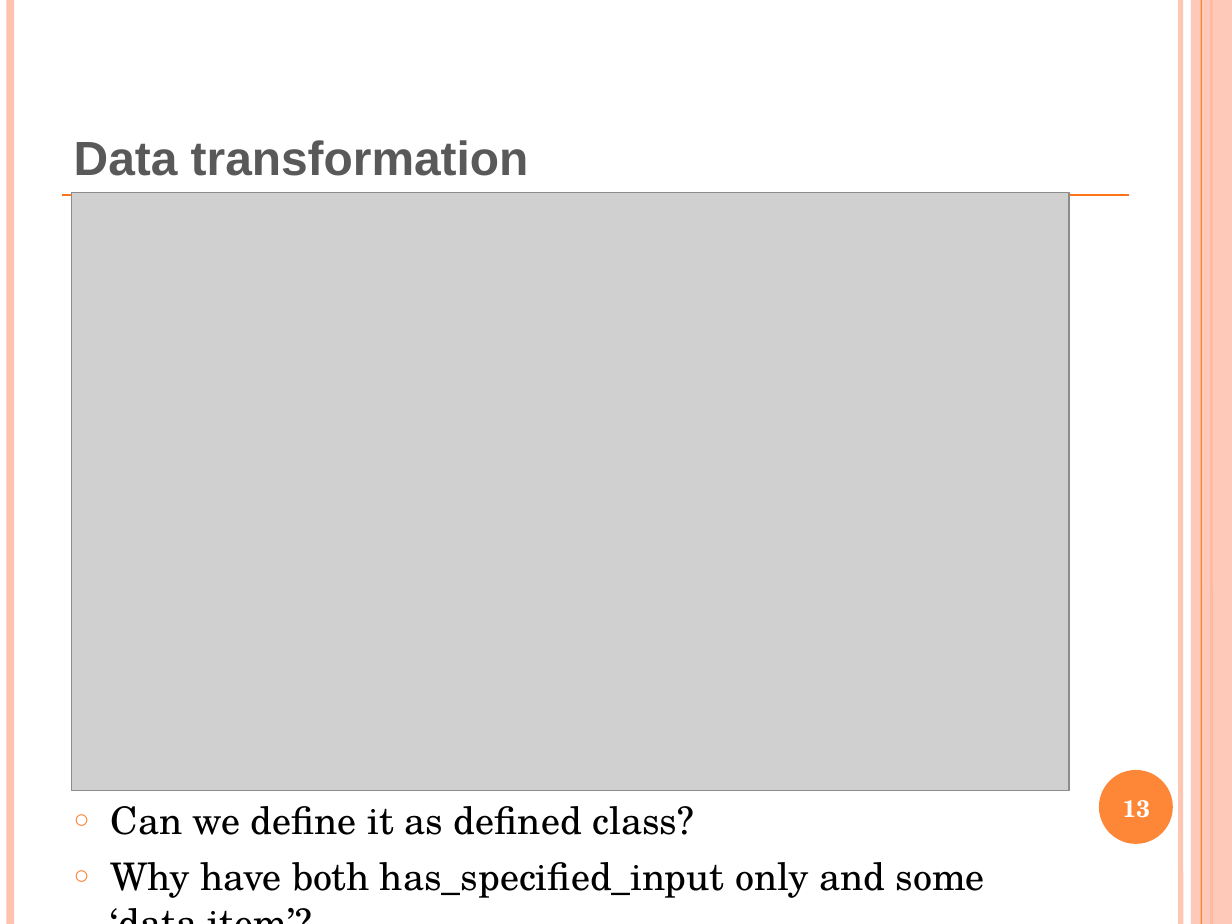
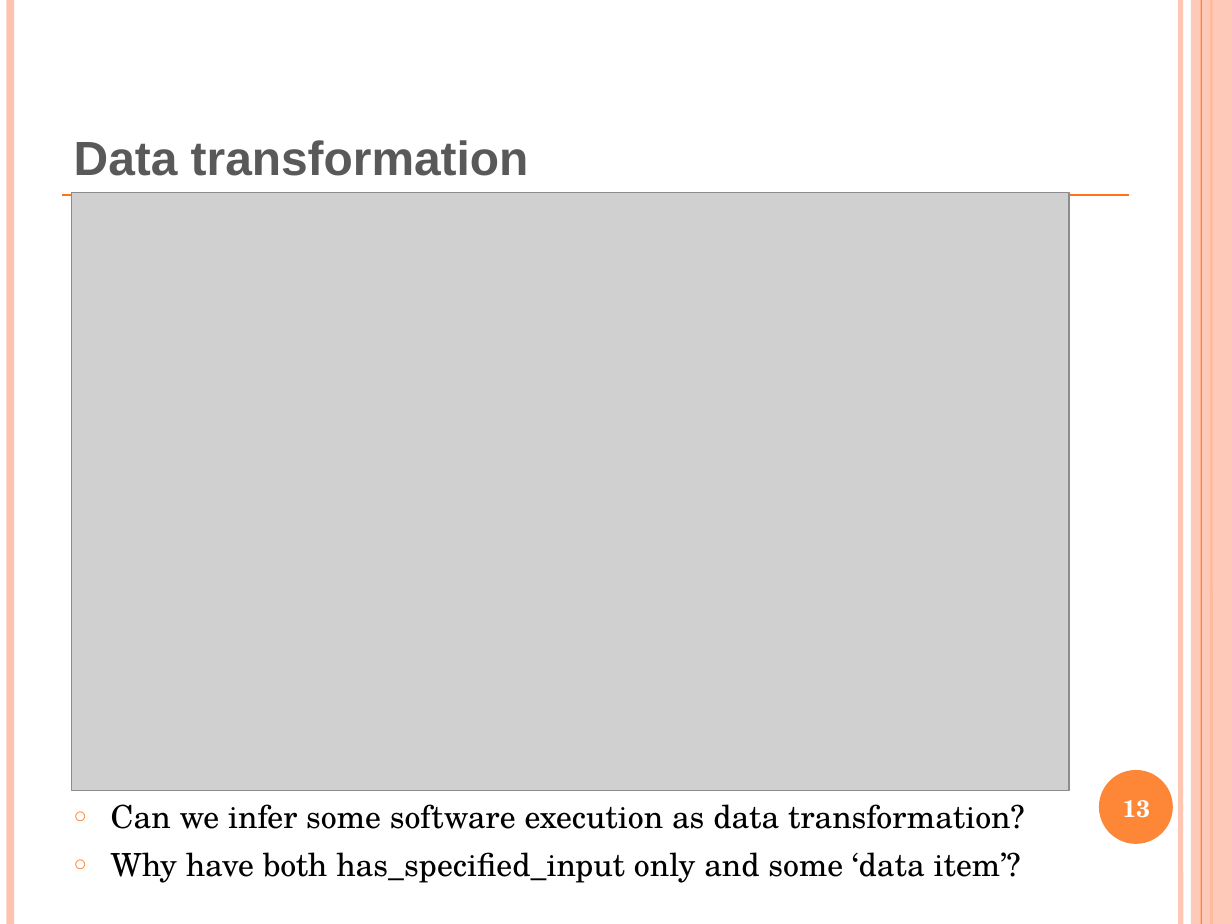
Before and after one commit to obi-ontology/obi-legacy-svn, a slide deck: slide 13 of trunk/docs/presentations/OBI workshop Oct 2011 Philly/WebService.pptx. Drawn at 1232x924 pixels with LibreOffice and Linux fonts; fonts in the diff are those of the drawing; grey boxes stand for pictures. Boxes give left, top, right and bottom in pixels: in the first picture for what was removed or moved away, otherwise in the second. Text is boxed around its words. In the diff, an @@ line names an element or a change of style, - is before the commit and + after.

Commit message:
edited slide 13

```diff
--- a/trunk/docs/presentations/OBI workshop Oct 2011 Philly/WebService.pptx
+++ b/trunk/docs/presentations/OBI workshop Oct 2011 Philly/WebService.pptx
@@ text at (x1=111, y1=804, x2=1025, y2=829): text changed; size 22.2 to 18.6 pt @@
-○ Can we define it as defined class?
+○ Can we infer some software execution as data transformation?
@@ text at (x1=111, y1=852, x2=1021, y2=883): size 22.2 to 18.6 pt in "Why have both has_specified_input only and some ..." @@
```
